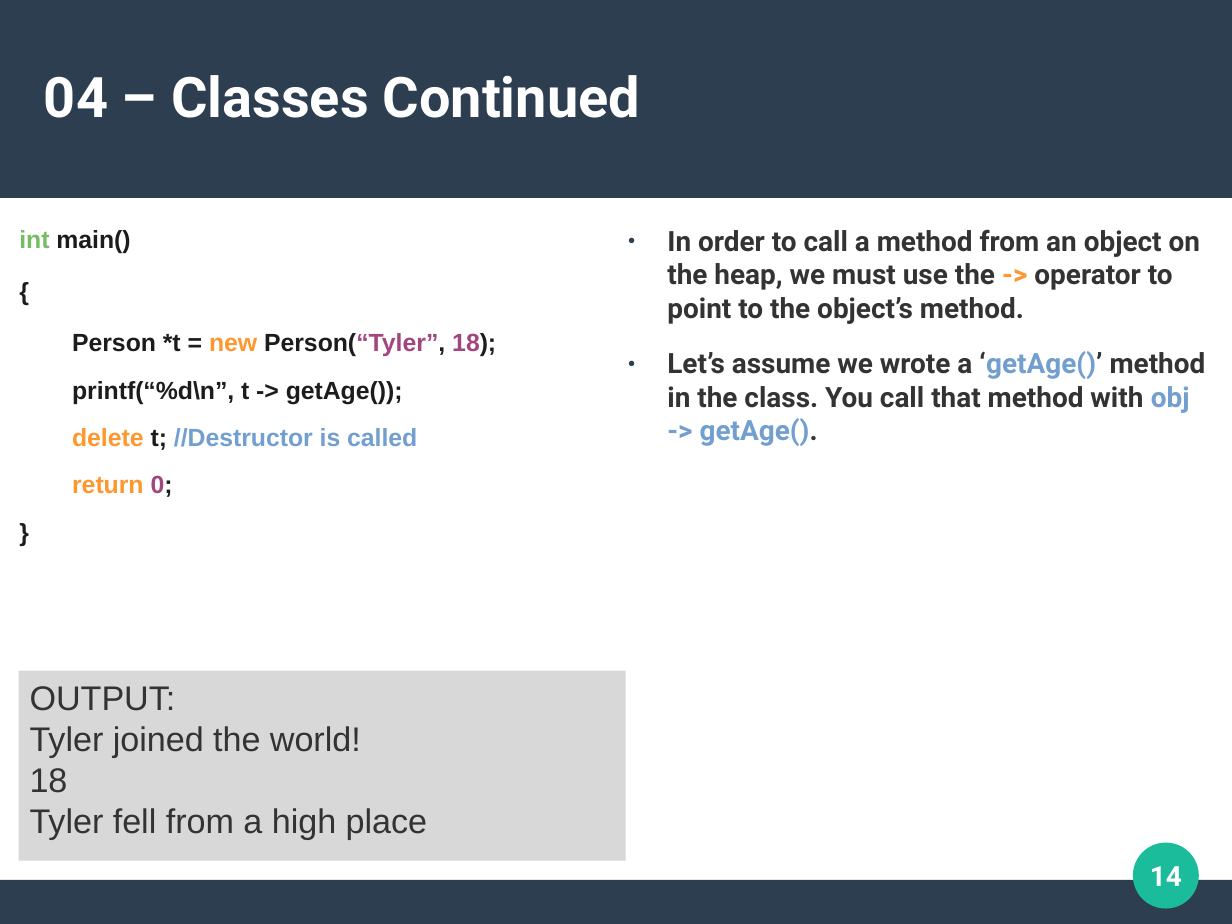
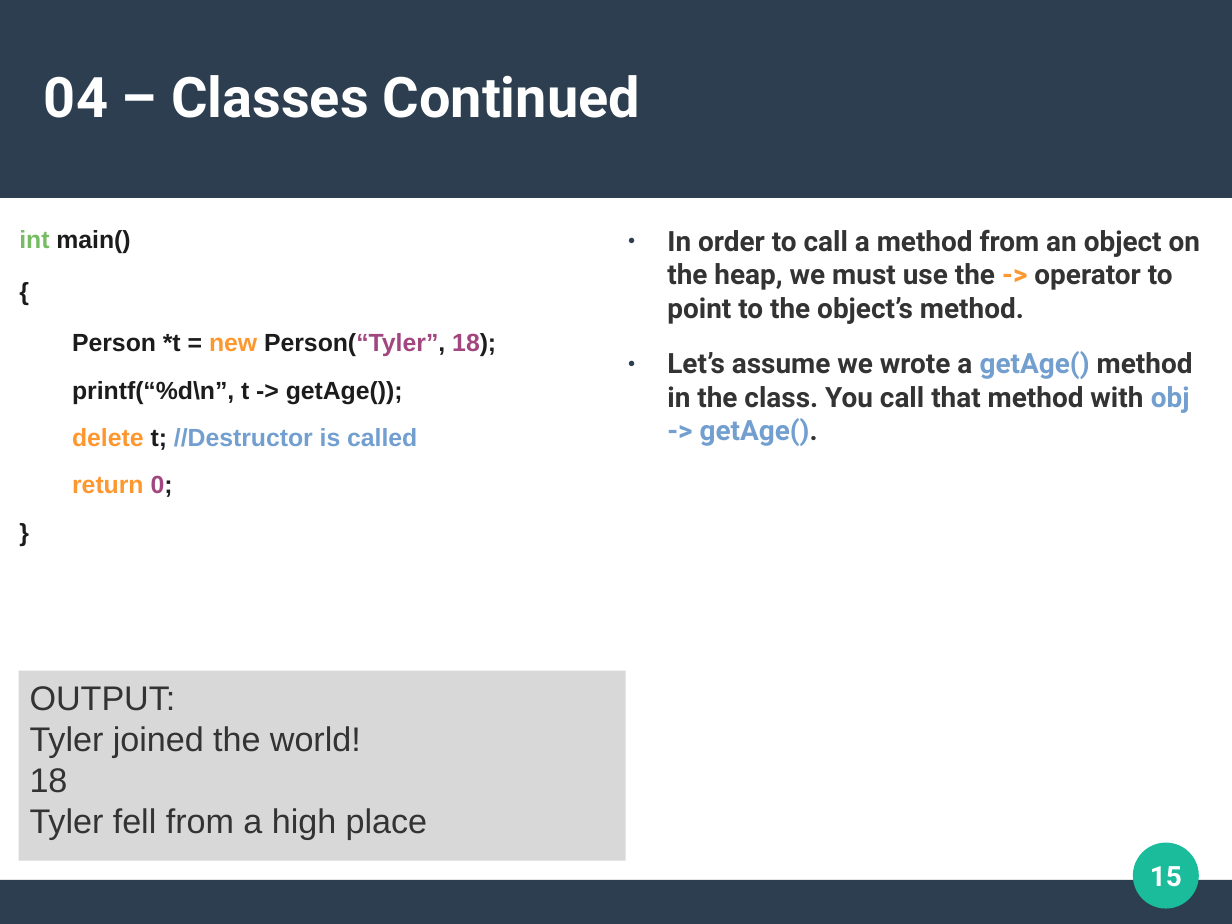
Before and after one commit to DuongTyler/CppCrashCourse, a slide deck: slide 15 of CPP.odp (slide 14 before the commit). Drawn at 1232x924 pixels with LibreOffice and Linux fonts; fonts in the diff are those of the drawing. Boxes give left, top, right and bottom in pixels: in the first picture for what was removed or moved away, otherwise in the second. Text is boxed around its words. In the diff, an @@ line names an element or a change of style, - is before the commit and + after.

```diff
--- a/CPP.odp
+++ b/CPP.odp
@@ text at (x1=667, y1=351, x2=1193, y2=446): text changed @@
-● Let’s assume we wrote a ‘getAge()’ method in the class. You call that method with obj -> getAge().
+● Let’s assume we wrote a getAge() method in the class. You call that method with obj -> getAge().
@@ page number at (x1=1150, y1=866, x2=1182, y2=887): text changed @@
-14
+15
```
Also in this commit, not shown: 8 other slides changed, 3 slides added, 1 slide removed, 2 other files.
